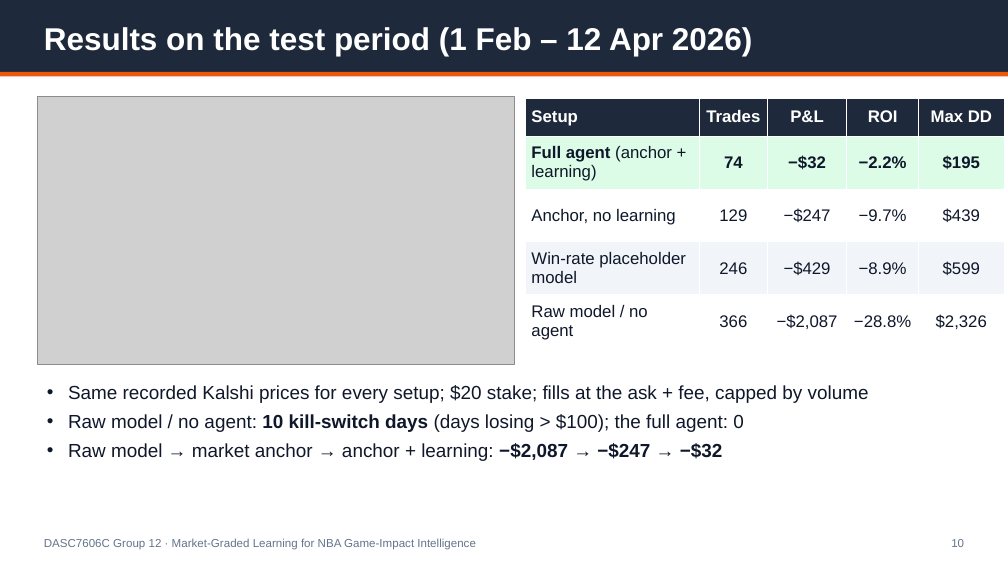
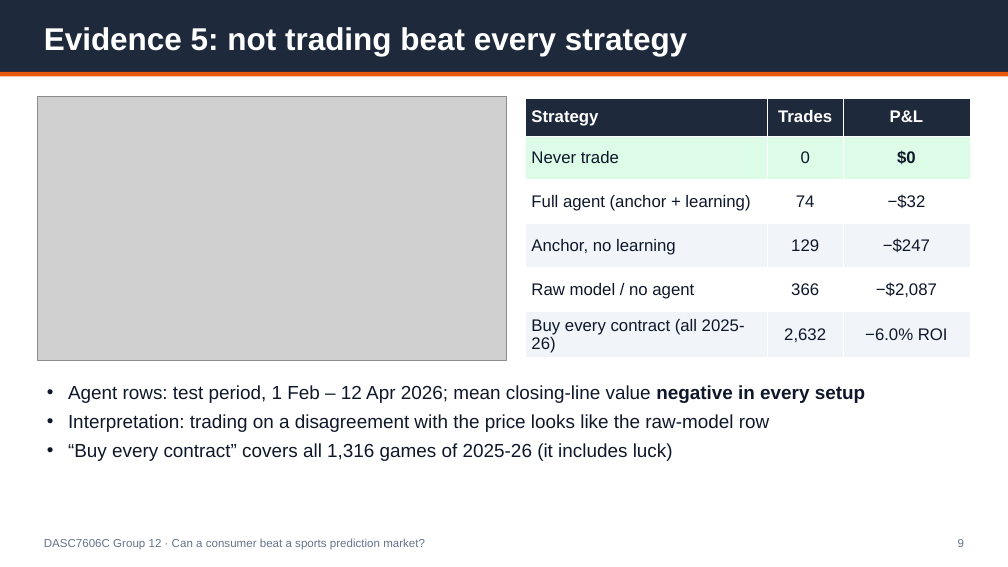
Before and after one commit to Michaelyzr/nba-agent, a slide deck: slide 9 of presentation/nba_agent_deck.pptx (slide 10 before the commit). Drawn at 1008x567 pixels with LibreOffice and Linux fonts; fonts in the diff are those of the drawing; grey boxes stand for pictures. Boxes give left, top, right and bottom in pixels: in the first picture for what was removed or moved away, otherwise in the second. Text is boxed around its words. In the diff, an @@ line names an element or a change of style, - is before the commit and + after.

```diff
--- a/presentation/nba_agent_deck.pptx
+++ b/presentation/nba_agent_deck.pptx
@@ text at [44, 27, 687, 56]: text changed @@
-Results on the test period (1 Feb – 12 Apr 2026)
+Evidence 5: not trading beat every strategy
@@ picture: place and size @@
-picture at [38, 97, 514, 364]
+picture at [38, 97, 507, 361]
@@ table at [526, 98, 970, 357] @@
-Setup | Trades | P&L | ROI | Max DD
-Full agent (anchor + learning) | 74 | −$32 | −2.2% | $195
-Anchor, no learning | 129 | −$247 | −9.7% | $439
-Win-rate placeholder model | 246 | −$429 | −8.9% | $599
-Raw model / no agent | 366 | −$2,087 | −28.8% | $2,326
+Strategy | Trades | P&L
+Never trade | 0 | $0
+Full agent (anchor + learning) | 74 | −$32
+Anchor, no learning | 129 | −$247
+Raw model / no agent | 366 | −$2,087
+Buy every contract (all 2025-26) | 2,632 | −6.0% ROI
@@ table: place and size @@
-table at [526, 98, 1004, 348]
+table at [526, 98, 970, 357]
@@ text at [68, 385, 865, 461]: text changed @@
-• Same recorded Kalshi prices for every setup; $20 stake; fills at the ask + fee, capped by volume
-• Raw model / no agent: 10 kill-switch days (days losing > $100); the full agent: 0
-• Raw model → market anchor → anchor + learning: −$2,087 → −$247 → −$32
+• Agent rows: test period, 1 Feb – 12 Apr 2026; mean closing-line value negative in every setup
+• Interpretation: trading on a disagreement with the price looks like the raw-model row
+• “Buy every contract” covers all 1,316 games of 2025-26 (it includes luck)
@@ text at [44, 538, 425, 550]: text changed @@
-DASC7606C Group 12 · Market-Graded Learning for NBA Game-Impact Intelligence
+DASC7606C Group 12 · Can a consumer beat a sports prediction market?
@@ text at [958, 539, 964, 547]: text changed @@
-10
+9
```
Also in this commit, not shown: 6 other slides changed, 8 slides added, 8 slides removed, 19 other files.
